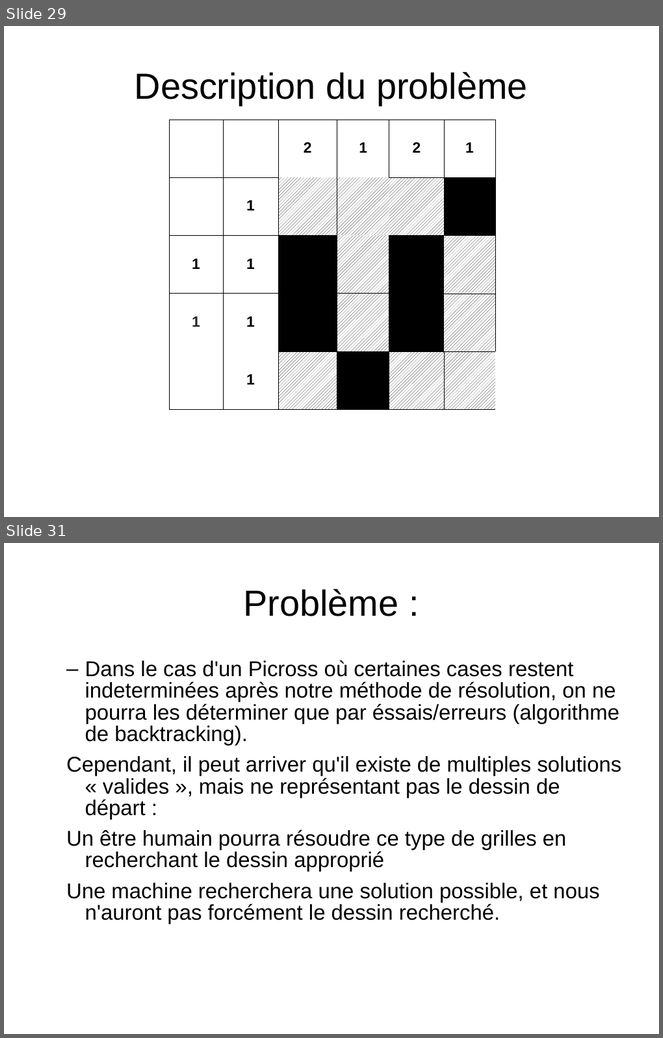
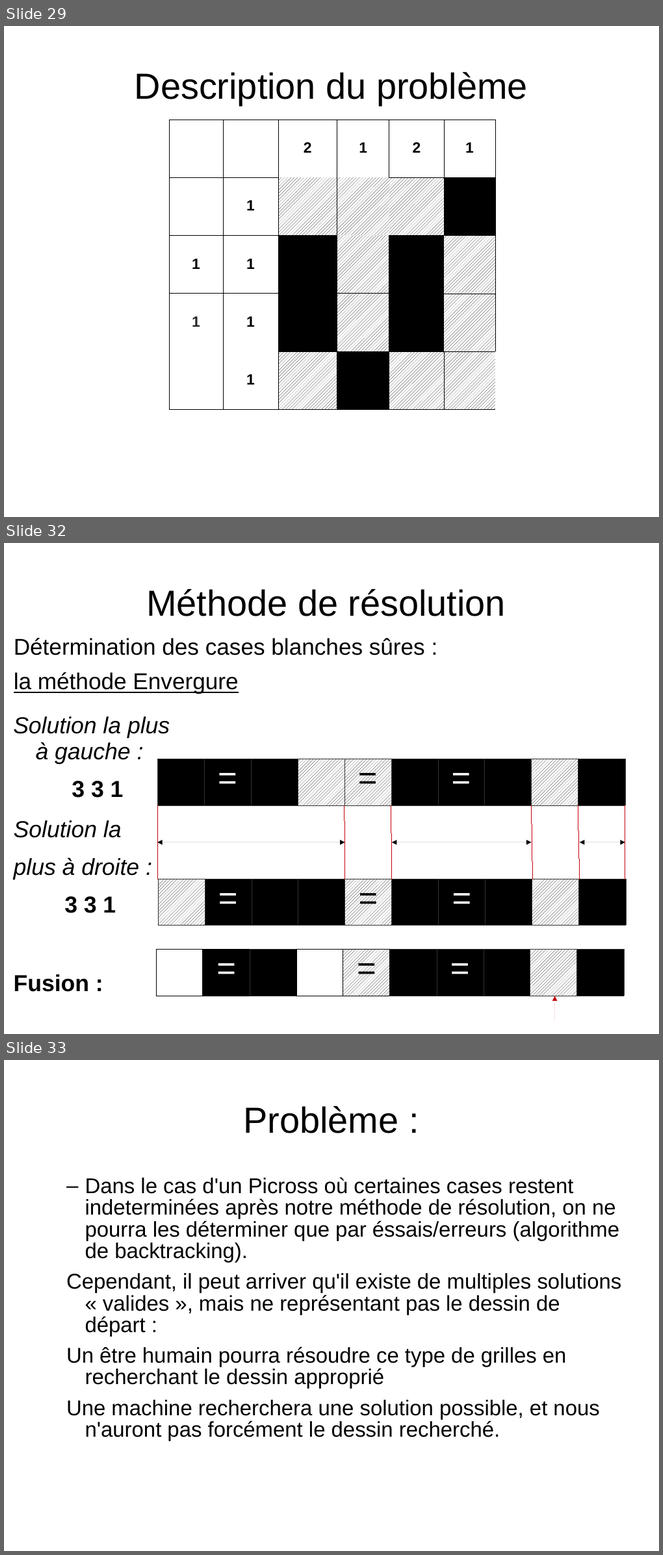
Before and after one commit to benaisc/Picross, a slide deck: Picross1.odp. Shown one above the other, each under a label of ours: slides 29 and 31 before the commit, slides 29, 32 and 33 after it; the slides between them are not shown. The pictures are 663x1038 and 663x1555 pixels, drawn with LibreOffice and Linux fonts; fonts in the diff are those of the drawing. Boxes give left, top, right and bottom in pixels: in the first picture for what was removed or moved away, otherwise in the second. Text is boxed around its words. In the diff, an @@ line names an element or a change of style, - is before the commit and + after.

```diff
--- a/Picross1.odp
+++ b/Picross1.odp
@@ slide 32 added at [4,543,659,1034], background #FFFFFF @@
@@ title added at [146,589,506,616], 44 pt, text #000000 @@
+Méthode de résolution
@@ text added at [14,638,425,694], 27.7 pt, text #000000 @@
+Détermination des cases blanches sûres :
+la méthode Envergure
@@ text added at [13,717,170,798], 28 pt, text #000000, italic @@
+Solution la plus à gauche :
+3 3 1
@@ table added at [157,759,627,806], 1 rows, 10 columns @@
+ | = |  |  | = |  | = |  |  | 
@@ line added from (157, 806) to (157, 880), #C5000B 0 pt @@
@@ line added from (345, 806) to (345, 880), #C5000B 0 pt @@
@@ line added from (391, 806) to (392, 880), #C5000B 0 pt @@
@@ line added from (532, 806) to (533, 880), #C5000B 0 pt @@
@@ line added from (579, 806) to (580, 880), #C5000B 0 pt @@
@@ line added from (625, 806) to (625, 880), #C5000B 0 pt @@
@@ text added at [14,821,139,880], 28 pt, text #000000, italic @@
+Solution la
+plus à droite :
+3 3 1
+Fusion :
@@ double arrow added from (157, 843) to (345, 843), #000000 0 pt @@
@@ double arrow added from (392, 843) to (532, 843), #000000 0 pt @@
@@ double arrow added from (580, 843) to (626, 843), #000000 0 pt @@
@@ table added at [158,880,628,925], 1 rows, 10 columns @@
+ | = |  |  | = |  | = |  |  | 
@@ table added at [156,950,626,997], 1 rows, 10 columns @@
+ | = |  |  | = |  | = |  |  | 
@@ arrow added from (555, 1021) to (555, 997), #C5000B 0 pt @@
@@ what was slide 31 is now slide 33 @@
```
Also in this commit, not shown: 2 other slides added, 1 slide removed, 1 other file.
